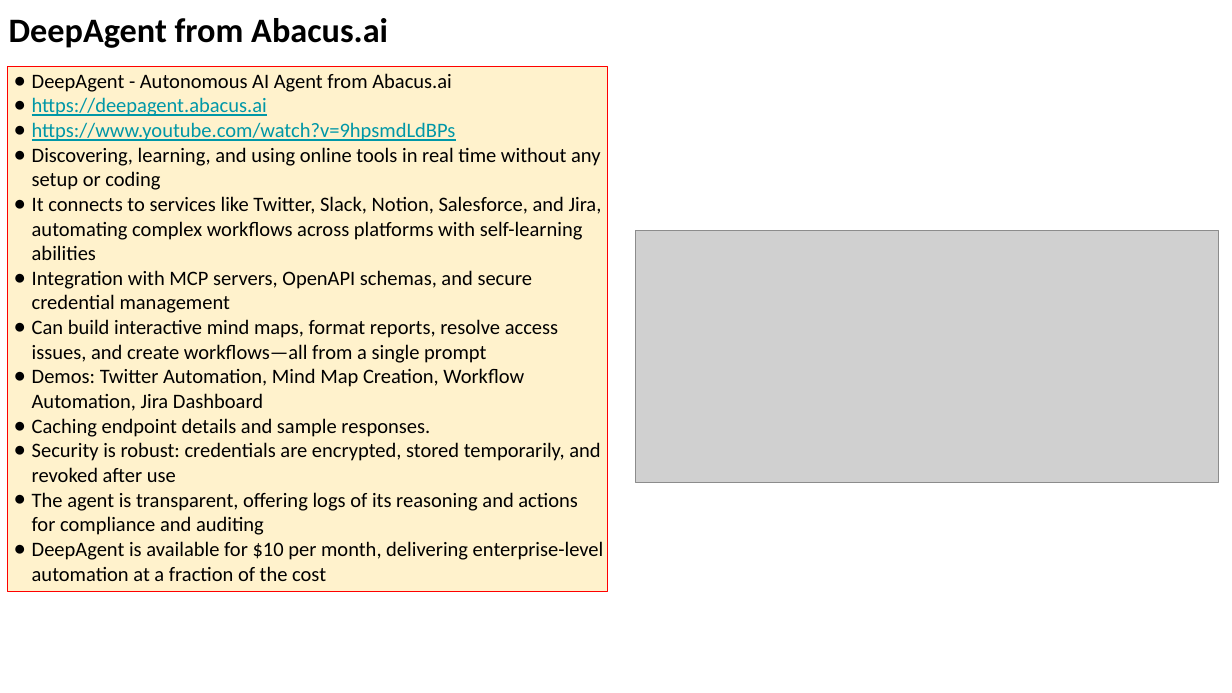
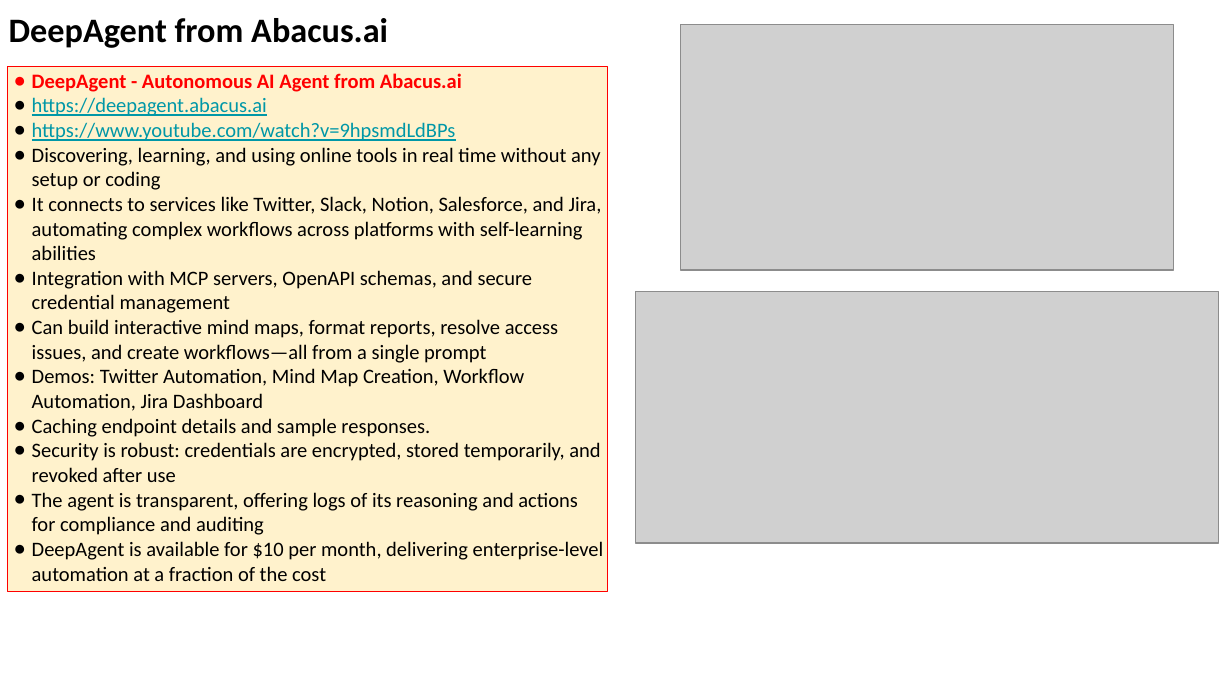
Before and after one commit to lselector/seminar, a slide deck: slide 12 of 2025/2025-06-13-AI-Updates.pptx (slide 10 before the commit). Drawn at 1232x693 pixels with LibreOffice and Linux fonts; fonts in the diff are those of the drawing; grey boxes stand for pictures. Boxes give left, top, right and bottom in pixels: in the first picture for what was removed or moved away, otherwise in the second. Text is boxed around its words. In the diff, an @@ line names an element or a change of style, - is before the commit and + after.

```diff
--- a/2025/2025-06-13-AI-Updates.pptx
+++ b/2025/2025-06-13-AI-Updates.pptx
@@ picture added at (x1=681, y1=25, x2=1174, y2=270) @@
@@ text in rectangle at (x1=32, y1=73, x2=462, y2=92): text colour #000000 to #FF0000, bold on in "DeepAgent - Autonomous AI Agent from Abacus.ai"; bullet colour #000000 to #FF0000 @@
@@ picture moved from (x1=636, y1=230, x2=1220, y2=482) to (x1=636, y1=291, x2=1220, y2=542) @@
```
Also in this commit, not shown: 10 other slides changed, 4 slides added.
